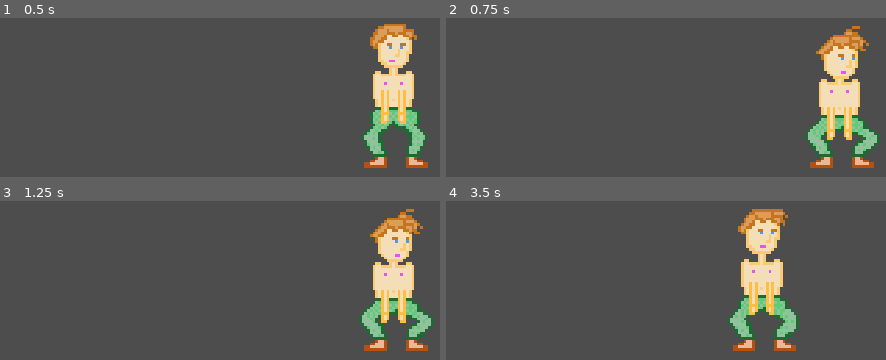
Above: before the commit, frames 1-4 (two rows, left to right).
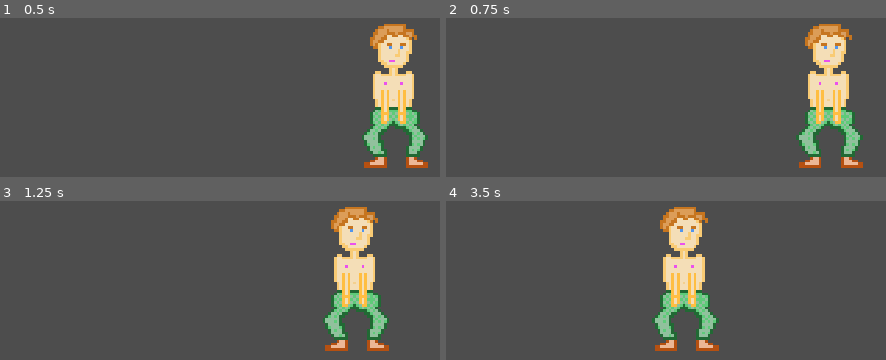
Above: after the commit, the same moments.

Repository: toberdas/FridesEnTobiasKombat
Game: Godot game, scene res://test/setupTest.tscn
Two runs of this game, one before a commit and one after it. Both use one fixed random seed, a clock stepped at 60 frames per second and the inputs below. The project has no main scene, so this scene is started directly.
Inputs (mouse positions are in pixels of both pictures, inside the frame that each line leads up to):
- Up to frame 1 (0.5 s): no input
- Up to frame 2 (0.75 s): tap Enter at 0.5 s; move the mouse to (outside the picture) at 0.52 s; tap A (a) at 0.6 s; click (outside the picture) at 0.67 s
- Up to frame 3 (1.25 s): no input
- Up to frame 4 (3.5 s): move the mouse to (688, 293) at 1.27 s; tap A (a) at 1.35, 2.1, 2.85 s; click (688, 293) at 1.42 s; move the mouse to (outside the picture) at 2.02 s; click (outside the picture) at 2.17 s; move the mouse to (806, 359) at 2.77 s; click (806, 359) at 2.92 s

Frame 1 is identical in both runs. In frame 2, 9.5% of the frame differs, in the area x 79-99%, y 3-95%; in frame 3, 14%; in frame 4, 15%, in the area x 46-81%, y 3-95%.

Commit message:
bus zit nu in char

Diff:
--- a/assets/combos/default/DefaultJumpBackwardCombo.tres
+++ b/assets/combos/default/DefaultJumpBackwardCombo.tres
@@ -5,5 +5,5 @@
 
 [resource]
 script = ExtResource("1_nu53e")
-moveNames = Array[int]([3, 5])
+moveNames = Array[int]([3, 3, 5])
 resultingMove = ExtResource("1_u5u4m")
--- a/assets/combos/default/DefaultJumpForwardsCombo.tres
+++ b/assets/combos/default/DefaultJumpForwardsCombo.tres
@@ -5,5 +5,5 @@
 
 [resource]
 script = ExtResource("1_pf3kn")
-moveNames = Array[int]([2, 5])
+moveNames = Array[int]([2, 2, 5])
 resultingMove = ExtResource("1_bqq3a")
--- a/assets/moves/defaults/DefaultJumpBackward.tres
+++ b/assets/moves/defaults/DefaultJumpBackward.tres
@@ -172,3 +172,4 @@
 cacheTime = 0.8
 increasesSpriteFrame = true
 spriteFrameAmount = 5
+canBeSkippedInBus = false
--- a/assets/moves/defaults/DefaultWalkBackward.tres
+++ b/assets/moves/defaults/DefaultWalkBackward.tres
@@ -78,3 +78,4 @@
 cacheTime = 0.01
 increasesSpriteFrame = true
 spriteFrameAmount = 4
+canBeSkippedInBus = true
--- a/assets/moves/defaults/DefaultWalkForward.tres
+++ b/assets/moves/defaults/DefaultWalkForward.tres
@@ -78,3 +78,4 @@
 cacheTime = 0.01
 increasesSpriteFrame = true
 spriteFrameAmount = 4
+canBeSkippedInBus = true
--- a/data/ActorData.gd
+++ b/data/ActorData.gd
@@ -8,7 +8,7 @@
 var nextMove : MoveRes = null
 var recoveryFrames : int = 0
 var cacheTimer : float = 0
-var moveBus = InputBus.new(InputBus.OVERFLOWMODE.LIMIT, 6, 0.6)
+var moveBus = InputBus.new(InputBus.OVERFLOWMODE.LIMIT, 2, 0.4)
 
 var ownerID : int = 0
 var characterRes : CharacterRes = null
@@ -17,49 +17,39 @@
 var hurtMove : MoveRes = preload("res://assets/moves/defaults/DefaultHurt.tres")
 
 func is_free_to_move():
-	if nextMove == null:
+	if get_next_move() == null:
 		return true
 	else:
-		if nextMove == idleMove:
-			return true
-		if nextMove.canBeHeld:
-			return true
-	return false
+		return false
 
 func idle():
 	print("idle")
-	set_current_move(MoveData.new(idleMove))
-	set_next_move_res(idleMove)
+	set_current_move(idleMove)
 
 func do_next_move():
 	var canLoop = can_loop()
 	var canBeCancelled = can_be_cancelled()
-	if nextMove == null:
+	if get_next_move() == null:
 		return false
-	if nextMove.moveName == currentMoveData.moveRes.moveName && canLoop:
+	if get_next_move().moveName == currentMoveData.moveRes.moveName && canLoop:
 		print('a')
-		set_current_move(MoveData.new(nextMove))
+		set_current_move(get_next_move())
 		return true
-	if nextMove.moveName != currentMoveData.moveRes.moveName && canBeCancelled:
+	if get_next_move().moveName != currentMoveData.moveRes.moveName && canBeCancelled:
 		print('b')
-		set_current_move(MoveData.new(nextMove))
+		set_current_move(get_next_move())
 		return true
 	return false
 
 func cancel_process():
-	if nextMove == null:
+	if get_next_move() == null:
 		return
-	if nextMove != currentMoveData.moveRes && can_be_cancelled():
+	if get_next_move() != currentMoveData.moveRes && can_be_cancelled():
 		print('c')
-		set_current_move(MoveData.new(nextMove))
+		set_current_move(get_next_move())
 
 func do_move(move : MoveRes):
-	set_current_move(MoveData.new(move))
-
-func wipe_next_move():
-	if nextMove != null:
-		nextMove = null
-		print('Wiped next move')
+	set_current_move(move)
 
 func tick_time(delta):
 	moveBus.decay_timer(delta)
@@ -80,11 +70,7 @@
 				if !do_next_move():
 					idle()
 	if currentMoveData == null:
-		set_current_move(MoveData.new(nextMove))
-	cacheTimer -= delta
-	if cacheTimer <= 0.0:
-		wipe_next_move()
-
+		set_current_move(get_next_move())
 
 func parse_current_frame():
 	if currentMoveData:
@@ -129,7 +115,8 @@
 		return true
 	return false
 
-func set_current_move(moveData : MoveData):
+func set_current_move(moveRes : MoveRes):
+	var moveData = MoveData.new(moveRes)
 	if moveData:
 		currentMoveData = moveData
 
@@ -138,11 +125,21 @@
 		nextMove = moveRes
 		cacheTimer = moveRes.cacheTime
 
+func get_next_move():
+	if characterRes == null:
+		return null
+	for moveName in moveBus.get_all():
+		var moveRes : MoveRes = characterRes.get_move_by_name(moveName)
+		if !moveRes.canBeSkippedInBus:
+			return moveRes
+	var moveName = moveBus.get_first()
+	return characterRes.get_move_by_name(moveName)
+
 func set_character_res(newRes : CharacterRes):
 	characterRes = newRes
 	hurtMove = characterRes.get_move_by_name(MOVES.moves.HURT)
 	idleMove = characterRes.get_move_by_name(MOVES.moves.IDLE)
-	set_current_move(MoveData.new(idleMove))
+	set_current_move(idleMove)
 	hitpointData = HitpointData.new(characterRes.hitpoints)
 
 func add_moveinputname_to_bus(moveInputName):
@@ -152,6 +149,7 @@
 	moveBusCopy.insert(0, currentMoveData.moveRes.moveName)
 	var resultingMove : MoveRes = characterRes.check_combo_with_names(moveBusCopy)
 	if resultingMove:
+		moveBus.erase_all()
 		do_move(resultingMove)
 
 func take_damage(damage:int):
--- a/data/PlayerData.gd
+++ b/data/PlayerData.gd
@@ -5,7 +5,6 @@
 var characterRes : CharacterRes = preload("res://assets/character/default/DefaultCharacter.tres")
 var characterData : ActorData = null
 var inputData : InputData = InputData.new()
-var moveBus = InputBus.new(InputBus.OVERFLOWMODE.LIMIT, 6, 0.6)
 
 func _init(_characterRes:CharacterRes):
 	characterRes = _characterRes
@@ -14,72 +13,24 @@
 	characterData.set_character_res(characterRes)
 
 func process(delta):
-	moveBus.decay_timer(delta)
 	if inputData:
 		if characterData.is_free_to_move():
 			var rule : InputRule = inputData.get_pressed_input_rule()
 			if rule:
 				characterData.add_moveinputname_to_bus(rule.get_moveinput_name())
-			var moveName = translate_inputrule_to_movename(inputData.get_pressed_input_rule())
-			if moveName != null:
-				start_move(moveName)
 
 func handle_event(event : InputEvent):
 	if inputData != null:
 		var inputRule : InputRule = inputData.handle_event(event)
 		if inputRule:
-			var moveName = translate_inputrule_to_movename(inputRule)
-			var move = start_move(moveName)
-			if move:
-				put_in_move_bus(move)
-				var comboMove : MoveRes = check_combo()
-				if comboMove:
-					moveBus.erase_all()
-					characterData.do_move(comboMove)
-
+			var inputMoveName = inputRule.get_moveinput_name()
+			characterData.add_moveinputname_to_bus(inputMoveName)
 
 func get_next_input_rule():
 	if inputData != null:
 		return inputData.pop_first_input_rule()
 	return null
 
-func start_move(moveName):
-	var move : MoveRes = characterRes.get_move_by_name(moveName)
-	if move:
-		characterData.set_next_move_res(move)
-		return move
-	return null
-
-func translate_inputrule_to_movename(inputRule:InputRule):
-	if inputRule != null:
-		return characterData.translate_moveinputname_to_movename(inputRule.get_moveinput_name())
-	return null
-
-func check_combo():
-	var currentMoveData : MoveData = characterData.get_current_move()
-	if currentMoveData:
-		var currentMoveFrame = currentMoveData.get_current_move_frame()
-		if currentMoveFrame:
-			if currentMoveFrame.can_combo():
-				var currentMoveDataName = currentMoveData.get_move_name()
-				var combo : ComboRes = characterRes.get_combo_by_starting_move(currentMoveDataName)
-				if combo:
-					var i = 0
-					var restOfCombo : Array = combo.get_rest_of_combo_names()
-					var movesInMoveBus : Array = moveBus.get_all()
-					for move : MoveRes in movesInMoveBus:
-						if i < restOfCombo.size():
-							var comboPartName = restOfCombo[i]
-							if comboPartName != move.moveName:
-								return null
-						i += 1
-						if i == restOfCombo.size():
-							print("combo hit")
-							return combo.get_resulting_move()
-
-func put_in_move_bus(moveRes : MoveRes):
-	moveBus.add_item(moveRes)
-
 func set_player_id(newID:int):
 	playerID = newID
 	characterData.ownerID = newID
--- a/nodes/player/PlayerScene.gd
+++ b/nodes/player/PlayerScene.gd
@@ -4,7 +4,6 @@
 @onready var actorScene = $ActorScene
 
 func start():
-	playerData.start_move(MOVES.moves.IDLE)
 	if actorScene:
 		actorScene.set_actor_data(playerData.characterData)
 
--- a/nodes/player/ProjectileManager.gd
+++ b/nodes/player/ProjectileManager.gd
@@ -8,7 +8,7 @@
 		shoot_projectile(projectileRes)
 
 func shoot_projectile(projectileRes : ProjectileRes):
-	var _actorData = ActorData.new()
+	var _actorData = actorData.duplicate(true)
 	_actorData.do_move(projectileRes.moveRes)
 	_actorData.ownerID = actorData.ownerID
 	var actorInstance = load("res://nodes/player/ActorScene.tscn").instantiate()
--- a/resources/character/moves/MoveRes.gd
+++ b/resources/character/moves/MoveRes.gd
@@ -9,6 +9,7 @@
 @export var cacheTime : float = 0.8
 @export var increasesSpriteFrame : bool = true
 @export var spriteFrameAmount : int = 0
+@export var canBeSkippedInBus : bool = false
 
 func get_moveframe_res(index):
 	if index < moveFrames.size():
Not shown, added: test/set4182.tmp
